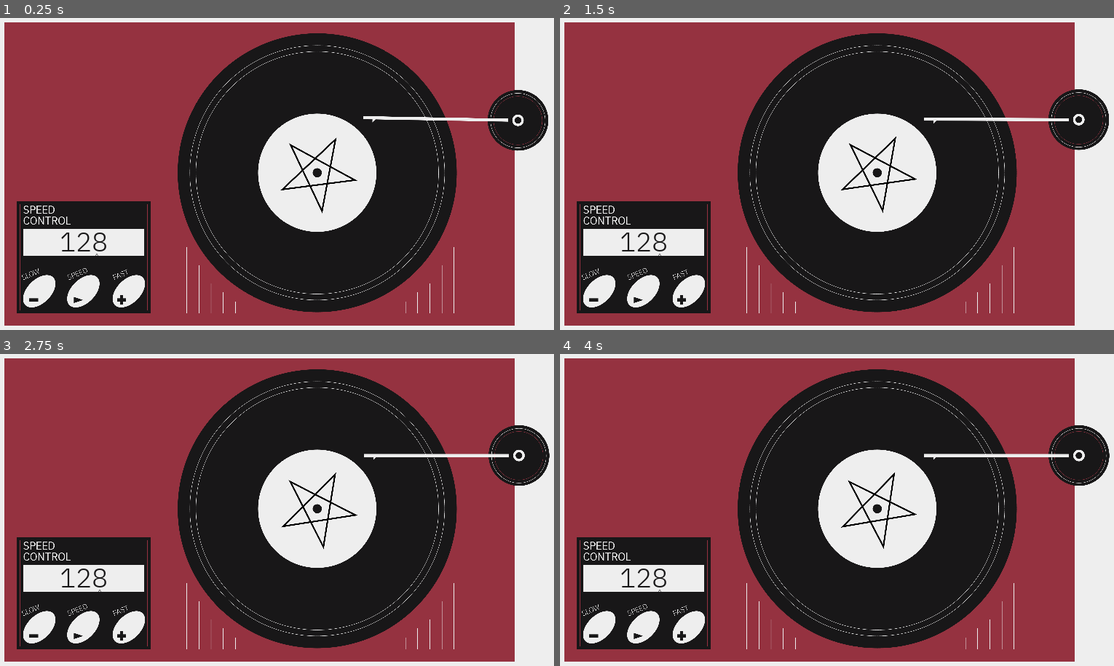
Above: before the commit, frames 1-4 (two rows, left to right).
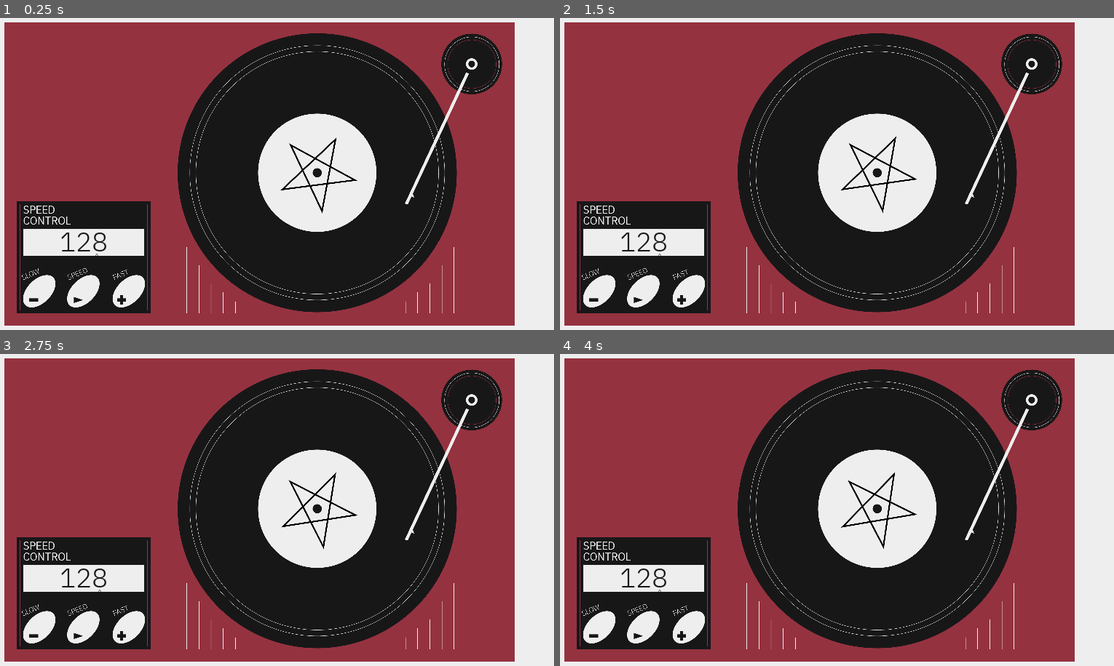
Above: after the commit, the same moments.

Repository: panorb/ludum-dare-47
Game: Godot game, scene res://Levels/RecordPlayerFront/RecordPlayerFront.tscn
Two runs of this game, one before a commit and one after it. Both use one fixed random seed, a clock stepped at 60 frames per second and the inputs below.
Inputs (mouse positions are in pixels of both pictures, inside the frame that each line leads up to):
- Up to frame 1 (0.25 s): no input
- Up to frame 2 (1.5 s): move the mouse to (953, 158) at 0.52 s; move the mouse to (709, 189) at 1.27 s
- Up to frame 3 (2.75 s): move the mouse to (321, 438) at 2.02 s
- Up to frame 4 (4 s): move the mouse to (798, 575) at 2.77 s; move the mouse to (1003, 559) at 3.52 s

The runs differ from the first frame. In frame 1, 3.8% of the frame differs, in the area x 65-99%, y 4-60%; in frame 2, 3.8%; in frame 3, 3.8%; in frame 4, 3.8%, in the area x 65-100%, y 4-60%.

Commit message:
Cleanup and Impelmentation of full Layer Zero
smothed and fixed needle animation
added Soundfx
lock now full working

Diff:
--- a/godot/Levels/RecordPlayerFront/CombinationLock/combination_lock.gd
+++ b/godot/Levels/RecordPlayerFront/CombinationLock/combination_lock.gd
@@ -8,6 +8,7 @@
 var number := 128 setget set_number # Currently displayed number
 var mode := 0 # Which digit are we editing? 10^mode
 var correct_answer := 666
+var click_sounds := ["res://Levels/RecordPlayerFront/Sounds/lockButton2.ogg","res://Levels/RecordPlayerFront/Sounds/lockButton3.ogg","res://Levels/RecordPlayerFront/Sounds/lockButton.ogg"]
 
 signal code_correct
 signal new_playback_speed(playback_speed)
@@ -38,14 +39,20 @@
 	if number == correct_answer:
 		emit_signal("code_correct")
 
+func play_random_click():
+	var random_index := randi( )%3
+	SoundController.pub_play_effect(click_sounds[random_index],3)
+
 func _on_ButtonAdd_pressed():
 	number += pow(10, mode)
+	play_random_click()
 	refresh_number_digits()
 	code_combination_test()
 
 
 func _on_ButtonSubtract_pressed():
 	number -= pow(10, mode)
+	play_random_click()
 	refresh_number_digits()
 	code_combination_test()
 
@@ -54,4 +61,5 @@
 	if not anim.is_playing():
 		var old_mode = mode
 		mode = (mode + 1) % 3
+		play_random_click()
 		anim.play("d"+str(3-old_mode)+"tod"+str(3-mode))
--- a/godot/Levels/RecordPlayerFront/RecordPlayerFront.tscn
+++ b/godot/Levels/RecordPlayerFront/RecordPlayerFront.tscn
@@ -1,10 +1,11 @@
-[gd_scene load_steps=6 format=2]
+[gd_scene load_steps=7 format=2]
 
 [ext_resource path="res://Levels/RecordPlayerFront/record_player_front.gd" type="Script" id=1]
 [ext_resource path="res://Levels/RecordPlayerFront/base.png" type="Texture" id=2]
 [ext_resource path="res://Levels/RecordPlayerFront/CombinationLock/CombinationLock.tscn" type="PackedScene" id=3]
 [ext_resource path="res://Levels/RecordPlayerFront/RecordPlayerNeedle/RecordPlayerNeedle.tscn" type="PackedScene" id=4]
 [ext_resource path="res://Levels/RecordPlayerFront/Vinyl/Vinyl.tscn" type="PackedScene" id=5]
+[ext_resource path="res://Shared/MouseHotspot/MouseHotspot.tscn" type="PackedScene" id=6]
 
 [node name="RecordPlayerFront" type="Control"]
 script = ExtResource( 1 )
@@ -37,7 +38,8 @@
 position = Vector2( 2059.76, 991.161 )
 
 [node name="RecordPlayerNeedle" parent="RecordPlayer" instance=ExtResource( 4 )]
-position = Vector2( 3077.86, 273.307 )
+position = Vector2( 3077.86, 273.306 )
+rotation = -1.13446
 
 [node name="CombinationLock" parent="RecordPlayer" instance=ExtResource( 3 )]
 margin_right = 1040.0
@@ -45,6 +47,13 @@
 
 [node name="VBoxContainer" parent="RecordPlayer/CombinationLock" index="0"]
 margin_bottom = -120.0
+
+[node name="MouseHotspot" parent="RecordPlayer" instance=ExtResource( 6 )]
+margin_left = 95.888
+margin_top = 1170.86
+margin_right = 945.888
+margin_bottom = 1920.86
 [connection signal="code_correct" from="RecordPlayer/CombinationLock" to="." method="_on_CombinationLock_code_correct"]
+[connection signal="is_pressed" from="RecordPlayer/MouseHotspot" to="." method="_on_MouseHotspot_is_pressed"]
 
 [editable path="RecordPlayer/CombinationLock"]
--- a/godot/Levels/RecordPlayerFront/RecordPlayerNeedle/RecordPlayerNeedle.tscn
+++ b/godot/Levels/RecordPlayerFront/RecordPlayerNeedle/RecordPlayerNeedle.tscn
@@ -1,28 +1,9 @@
-[gd_scene load_steps=4 format=2]
+[gd_scene load_steps=3 format=2]
 
 [ext_resource path="res://Levels/RecordPlayerFront/RecordPlayerNeedle/needle.png" type="Texture" id=1]
 [ext_resource path="res://Levels/RecordPlayerFront/RecordPlayerNeedle/record_player_needle.gd" type="Script" id=2]
 
-[sub_resource type="Animation" id=1]
-resource_name = "NeedleRotation"
-length = 1.2
-tracks/0/type = "value"
-tracks/0/path = NodePath(".:rotation_degrees")
-tracks/0/interp = 1
-tracks/0/loop_wrap = true
-tracks/0/imported = false
-tracks/0/enabled = true
-tracks/0/keys = {
-"times": PoolRealArray( 0, 0.8, 1.1 ),
-"transitions": PoolRealArray( 1, 1, 1 ),
-"update": 0,
-"values": [ 0.0, 3.0, 0.0 ]
-}
-
 [node name="RecordPlayerNeedle" type="Sprite"]
 texture = ExtResource( 1 )
-offset = Vector2( -98, 367 )
+offset = Vector2( -410, 0.835 )
 script = ExtResource( 2 )
-
-[node name="AnimationPlayer" type="AnimationPlayer" parent="."]
-anims/NeedleRotation = SubResource( 1 )
--- a/godot/Levels/RecordPlayerFront/RecordPlayerNeedle/record_player_needle.gd
+++ b/godot/Levels/RecordPlayerFront/RecordPlayerNeedle/record_player_needle.gd
@@ -3,9 +3,13 @@
 
 var down_time := randi()%6+20.0
 var playback_speed := 128.0
+var is_playing := false
+var is_returning := false
+var animation_time := randi()%3+3.0
+var total_rot := 0.0
 
 func _ready():
-	get_child(0).play("NeedleRotation",1,randi()%3+3)
+	pass
 
 func calculate_down_time():
 	if playback_speed == 0:
@@ -16,9 +20,35 @@
 	playback_speed = value
 	down_time = calculate_down_time()
 
+func initalize_animation():
+	animation_time = randi()%3+3.0 *128.0/(playback_speed+0.1)
+	pass
+
 func _physics_process(delta):
-	down_time-=(playback_speed)*delta
-	down_time=clamp(down_time,0,42)
-	if not get_node("AnimationPlayer").is_playing() and down_time == 0:
-		get_node("AnimationPlayer").play("NeedleRotation",1,randi()%3+3)
-		down_time = calculate_down_time()
+	if down_time == 0:
+		if not is_playing:
+			is_playing = true
+			initalize_animation()
+		if is_playing:
+			animation_time-=delta*10
+			animation_time=clamp(animation_time,0,42)
+			var current_rot = clamp(delta*playback_speed/42000.0,0,20)
+			rotate(current_rot)
+			total_rot += current_rot
+		if animation_time == 0:
+			is_returning = true
+		if is_returning:
+			var return_speed = playback_speed * delta / 10
+			var rest_speed = total_rot - return_speed
+			if rest_speed < 0.0:
+				return_speed += rest_speed
+			rotate(-return_speed)
+			total_rot=clamp(rest_speed,0,42)
+			if total_rot == 0:
+				down_time = calculate_down_time()
+				rotate(-total_rot)
+				is_returning = false
+				is_playing = false
+	else:
+		down_time-=(playback_speed)*delta
+		down_time=clamp(down_time,0,42)
--- a/godot/Levels/RecordPlayerFront/record_player_front.gd
+++ b/godot/Levels/RecordPlayerFront/record_player_front.gd
@@ -3,12 +3,17 @@
 onready var vinyl = $RecordPlayer/Vinyl
 onready var combinationLock = $RecordPlayer/CombinationLock
 onready var recordPlayerNeedle = $RecordPlayer/RecordPlayerNeedle
+onready var mouseHotspot = $RecordPlayer/MouseHotspot
 
 # Called when the node enters the scene tree for the first time.
 func _ready():
+	mouseHotspot.hide()
 	combinationLock.connect("new_playback_speed",vinyl,"update_playback_speed")
 	combinationLock.connect("new_playback_speed",recordPlayerNeedle,"update_playback_speed")
 
+func _on_CombinationLock_code_correct():
+	SoundController.pub_play_effect("res://Levels/RecordPlayerFront/Sounds/finalKlick.ogg",5)
+	mouseHotspot.show()
 
-func _on_CombinationLock_code_correct():
-	print("You did it!")
+func _on_MouseHotspot_is_pressed():
+	get_tree().change_scene("res://Menu/MainMenu/MainMenu.tscn")
--- a/godot/Shared/MouseHotspot/mouse_hotspot.gd
+++ b/godot/Shared/MouseHotspot/mouse_hotspot.gd
@@ -5,7 +5,6 @@
 var is_on := false
 
 func _on_HotspotButton_pressed():
-	print("Area is pressed")
 	SoundController.pub_play_effect("res://Shared/press.ogg",2)
 	emit_signal("is_pressed")
 
@@ -14,11 +13,9 @@
 	if not is_on:
 		is_on = true
 		SoundController.pub_play_effect("res://Shared/MouseHotspot/hotspot_hover.ogg",1)
-		print("Area entered")
 
 
 func _on_HotspotButton_mouse_exited():
 	if is_on:
 		is_on = false
 		SoundController.pub_play_effect("res://Shared/unhover.ogg", 1)
-		print("Area exit")
Not shown, changed: godot/Levels/RecordPlayerFront/Sounds/finalKlick.ogg.import
Not shown, changed: godot/Levels/RecordPlayerFront/Sounds/lockButton.ogg.import
Not shown, changed: godot/Levels/RecordPlayerFront/Sounds/lockButton2.ogg.import
Not shown, changed: godot/Levels/RecordPlayerFront/Sounds/lockButton3.ogg.import
